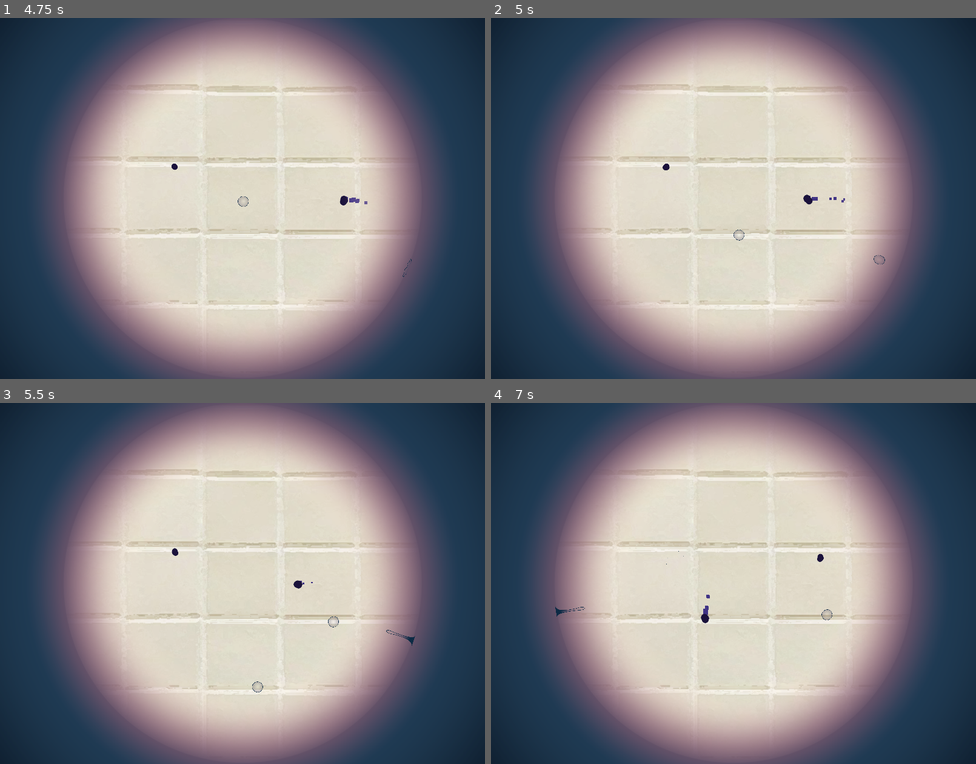
Above: before the commit, frames 1-4 (two rows, left to right).
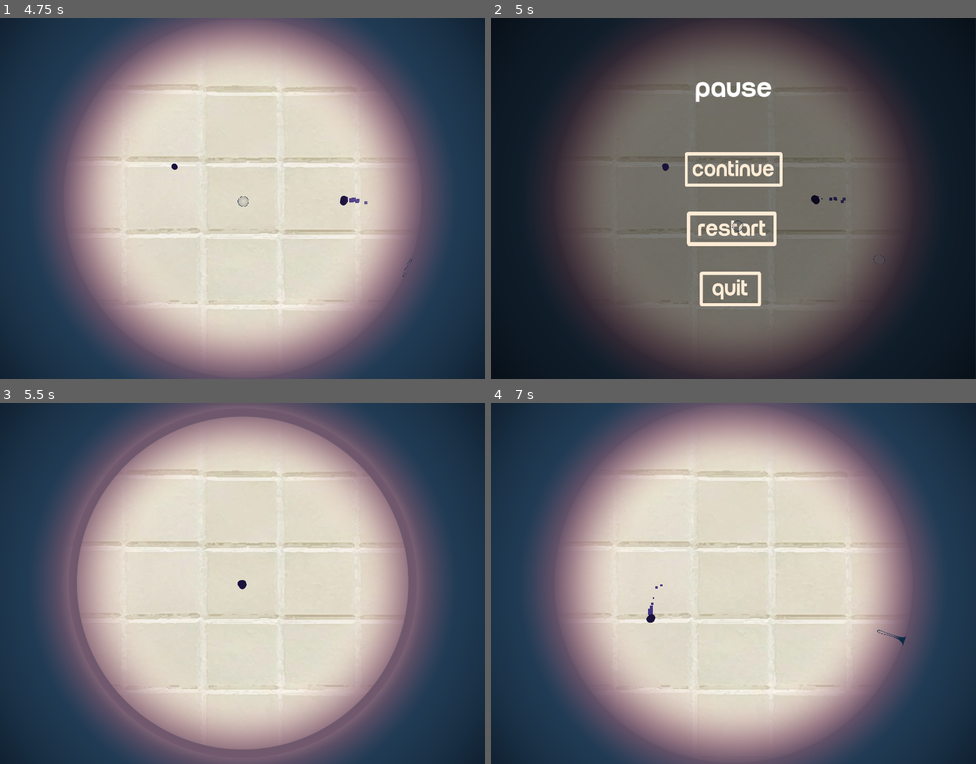
Above: after the commit, the same moments.

Repository: juandjara/blop-game
Game: Godot game, scene res://scenes/title.tscn
Two runs of this game, one before a commit and one after it. Both use one fixed random seed, a clock stepped at 60 frames per second and the inputs below.
Inputs (mouse positions are in pixels of both pictures, inside the frame that each line leads up to):
- Up to frame 1 (4.75 s): click (242, 198) at 0.5 s; hold Right (ui_right) 1.28-2.03 s; hold Down (ui_down) 2.03-2.78 s; hold Right (ui_right) 2.78-3.53 s; hold Up (ui_up) 3.53-4.28 s; hold Left (ui_left) from 4.28 s (still down)
- Up to frame 2 (5 s): keep holding Left (ui_left); tap Escape (pause, bound only after the commit) at 4.9 s
- Up to frame 3 (5.5 s): release Left (ui_left) at 5 s; click (242, 612) at 5.02 s
- Up to frame 4 (7 s): hold Left (ui_left) 5.78-6.53 s; hold Down (ui_down) from 6.53 s (still down)

Frame 1 is identical in both runs. In frame 2, 99% of the frame differs, in the area x 0-100%, y 0-100%; in frame 3, 2.2%; in frame 4, 0.3%.

Commit message:
pause menu

Diff:
--- a/project.godot
+++ b/project.godot
@@ -27,6 +27,14 @@
 outer_bubble=""
 blop=""
 
+[input]
+
+pause={
+"deadzone": 0.5,
+"events": [Object(InputEventKey,"resource_local_to_scene":false,"resource_name":"","device":-1,"window_id":0,"alt_pressed":false,"shift_pressed":false,"ctrl_pressed":false,"meta_pressed":false,"pressed":false,"keycode":0,"physical_keycode":4194305,"key_label":0,"unicode":0,"location":0,"echo":false,"script":null)
+]
+}
+
 [rendering]
 
 renderer/rendering_method="mobile"
--- a/scenes/world.tscn
+++ b/scenes/world.tscn
@@ -43,6 +43,11 @@
 [ext_resource type="Texture2D" uid="uid://bn4311x6iu0wp" path="res://assets/bubble_explode/Burbujae-0020.png" id="25_cxstx"]
 [ext_resource type="Script" path="res://scripts/shadow.gd" id="43_4sara"]
 [ext_resource type="Script" path="res://scripts/fadeout.gd" id="43_sy4xf"]
+[ext_resource type="Script" path="res://scripts/pause_menu.gd" id="44_sb7u0"]
+[ext_resource type="FontFile" uid="uid://y10a72uay605" path="res://assets/run.ttf" id="44_ttvk1"]
+[ext_resource type="Texture2D" uid="uid://cg21uxq85lc16" path="res://assets/menus/restart_pausa.png" id="45_7futn"]
+[ext_resource type="Texture2D" uid="uid://d0pbb5tefynvo" path="res://assets/menus/continue_pausa.png" id="46_i2tpe"]
+[ext_resource type="Texture2D" uid="uid://3oi4i1uqxau5" path="res://assets/menus/quit_pausa.png" id="47_g56ru"]
 
 [sub_resource type="SpriteFrames" id="SpriteFrames_n2lb5"]
 animations = [{
@@ -203,6 +208,7 @@
 }
 
 [node name="world" type="Node2D"]
+process_mode = 1
 script = ExtResource("1_fmycn")
 
 [node name="Node2D" type="Node2D" parent="."]
@@ -261,7 +267,67 @@
 "": SubResource("AnimationLibrary_1825t")
 }
 
+[node name="pause_menu" type="Control" parent="."]
+process_mode = 2
+visible = false
+layout_mode = 3
+anchors_preset = 0
+offset_right = 859.0
+offset_bottom = 641.0
+script = ExtResource("44_sb7u0")
+
+[node name="ColorRect" type="ColorRect" parent="pause_menu"]
+layout_mode = 0
+offset_right = 859.0
+offset_bottom = 645.0
+color = Color(0, 0, 0, 0.498039)
+
+[node name="Label" type="Label" parent="pause_menu"]
+layout_mode = 0
+offset_left = 361.0
+offset_top = 101.0
+offset_right = 498.0
+offset_bottom = 153.0
+theme_override_fonts/font = ExtResource("44_ttvk1")
+theme_override_font_sizes/font_size = 52
+text = "pause"
+horizontal_alignment = 1
+vertical_alignment = 1
+
+[node name="restart" type="TextureButton" parent="pause_menu"]
+layout_mode = 0
+offset_left = 347.0
+offset_top = 343.0
+offset_right = 506.0
+offset_bottom = 404.0
+texture_normal = ExtResource("45_7futn")
+ignore_texture_size = true
+stretch_mode = 0
+
+[node name="continue" type="TextureButton" parent="pause_menu"]
+layout_mode = 0
+offset_left = 343.0
+offset_top = 238.0
+offset_right = 517.0
+offset_bottom = 299.0
+texture_normal = ExtResource("46_i2tpe")
+ignore_texture_size = true
+stretch_mode = 0
+
+[node name="quit" type="TextureButton" parent="pause_menu"]
+layout_mode = 0
+offset_left = 369.0
+offset_top = 450.0
+offset_right = 479.0
+offset_bottom = 511.0
+texture_normal = ExtResource("47_g56ru")
+ignore_texture_size = true
+stretch_mode = 0
+
 [connection signal="timeout" from="blob_timer" to="." method="_on_timer_timeout"]
 [connection signal="animation_finished" from="outer_bubble/AnimatedSprite2D" to="outer_bubble" method="_on_animation_finished"]
 [connection signal="timeout" from="enemy_timer" to="." method="_on_enemy_timer_timeout"]
 [connection signal="animation_finished" from="fadeout/AnimationPlayer" to="fadeout" method="_on_animation_finished"]
+[connection signal="pressed" from="pause_menu/restart" to="pause_menu" method="_on_restart_pressed"]
+[connection signal="pressed" from="pause_menu/continue" to="pause_menu" method="_on_continue_pressed"]
+[connection signal="pressed" from="pause_menu/quit" to="pause_menu" method="_on_quit_pressed"]
--- /dev/null
+++ b/scripts/pause_menu.gd
@@ -0,0 +1,29 @@
+extends Control
+
+
+# Called when the node enters the scene tree for the first time.
+func _ready() -> void:
+	pass # Replace with function body.
+
+
+func _process(delta: float) -> void:
+	if Input.is_action_just_pressed("pause"):
+		close()
+
+
+func close():
+	visible = false
+	get_tree().call_deferred("set_pause", false)
+
+
+func _on_restart_pressed() -> void:
+	close()
+	get_tree().reload_current_scene()
+
+
+func _on_continue_pressed() -> void:
+	close()
+
+
+func _on_quit_pressed() -> void:
+	get_tree().quit()
--- a/scripts/world.gd
+++ b/scripts/world.gd
@@ -7,6 +7,12 @@
 var current_blops = 1
 @export var blops_needed = 10
 @export var max_spawn_distance: float = 320
+
+func _process(delta: float) -> void:
+	if Input.is_action_just_pressed("pause"):
+		var menu: Control = $/root/world/pause_menu
+		menu.visible = true
+		get_tree().call_deferred("set_pause", true)
 
 func add_blop():
 	current_blops += 1
Not shown: 1 places in scenes/world.tscn that only renumber resources
